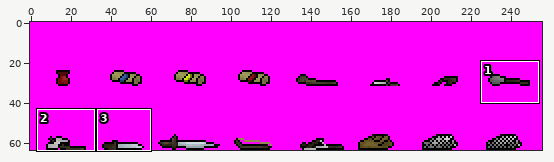
Sprite sheet: web/img/texItems.png. The first picture is a wide view before the edit; the outline marks the close-up.
Close-up. Before the commit:
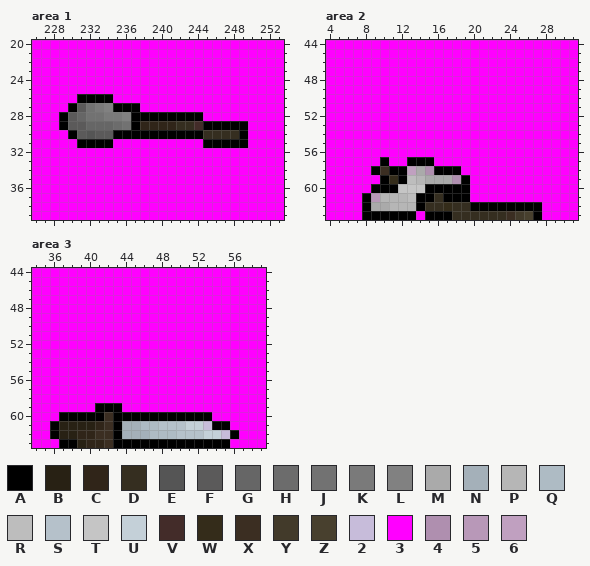
The file is 256x64 pixels. Colours within 5 levels of each other are drawn and written as one. Shown: area 1: x 226..253, y 20..39; area 2: x 4..31, y 44..63; area 3: x 34..59, y 44..63. The commit also changed other parts of the picture, which this record leaves out.
Palette (. is transparent): A #000000  B #282114  C #302519  D #352e20  E #555555  F #5b5a5a  G #666666  H #6c6c6c  J #727272  K #7a7a7a  L #818181  M #aaaaaa  N #a4b0b9  P #b6b6b6  Q #aebbc4  R #bdbdbd  S #b5c1ca  T #c5c5c5  U #c4d0d8  V #432c29  W #342c1a  X #3b2e22  Y #423a2a  Z #48402e  2 #c7bcda  3 #ff00ff  4 #af8faf  5 #b898b8  6 #c0a0c0
Pixels before, area 1, first column x 226:
20 3333333333333333333333333333
21 3333333333333333333333333333
22 3333333333333333333333333333
23 3333333333333333333333333333
24 3333333333333333333333333333
25 3333333333333333333333333333
26 33333AAAA3333333333333333333
27 3333AFJKLAAA3333333333333333
28 333AFGJJKKLAAAAAAAA333333333
29 333AFFGGGHJACCCCDDVAAAAA3333
30 3333AFEFFAAAAAAAAAADDDDA3333
31 33333AAAA3333333333AAAAA3333
32 3333333333333333333333333333
33 3333333333333333333333333333
34 3333333333333333333333333333
35 3333333333333333333333333333
36 3333333333333333333333333333
37 3333333333333333333333333333
38 3333333333333333333333333333
39 3333333333333333333333333333
Pixels before, area 2, first column x 4:
44 3333333333333333333333333333
45 3333333333333333333333333333
46 3333333333333333333333333333
47 3333333333333333333333333333
48 3333333333333333333333333333
49 3333333333333333333333333333
50 3333333333333333333333333333
51 3333333333333333333333333333
52 3333333333333333333333333333
53 3333333333333333333333333333
54 3333333333333333333333333333
55 3333333333333333333333333333
56 3333333333333333333333333333
57 333333A33AAA3333333333333333
58 33333AXAA6M4AAA3333333333333
59 333333AWARPMMM4A333333333333
60 33333AAATTTAAAAA333333333333
61 3333A5PPPRAADAAA333333333333
62 3333AMMPPPADDWDDAAAAAAAA3333
63 3333AAAAAA3AAADDDDDDXYZA3333
Pixels before, area 3, first column x 34:
44 33333333333333333333333333
45 33333333333333333333333333
46 33333333333333333333333333
47 33333333333333333333333333
48 33333333333333333333333333
49 33333333333333333333333333
50 33333333333333333333333333
51 33333333333333333333333333
52 33333333333333333333333333
53 33333333333333333333333333
54 33333333333333333333333333
55 33333333333333333333333333
56 33333333333333333333333333
57 33333333333333333333333333
58 33333333333333333333333333
59 3333333AAA3333333333333333
60 333AAAAAXAAAAAAAAAAA333333
61 33ABBBBCXANNQQSSSUU2AA3333
62 33ABBCCXXANNNQQQSSSUU2A333
63 333AABCCXAAAAAAAAAAAAA3333
After:
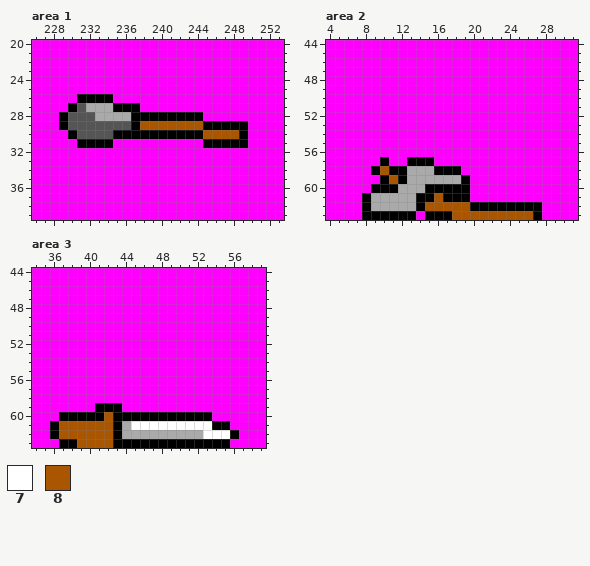
Colours new in this view: 7 #ffffff  8 #aa5500
Change:
Area 1:
Colour C gives way to colour 8 in row 29 at x 238 to 241.
Colour D gives way to colour 8 in row 29 at x 242 to 243; in row 30 at x 245 to 248.
Colour V gives way to colour 8 in row 29 at x 244.
Colour F gives way to colour E in row 27 at x 231; in row 28 at x 230; in row 29 at x 230 to 231; in row 30 at x 231 and 233 to 234.
Colour G gives way to colour E in row 28 at x 231; in row 29 at x 232 to 234.
Colour H gives way to colour E in row 29 at x 235.
Colour J gives way to colour E in row 28 at x 232; in row 29 at x 236.
Colour J gives way to colour M in row 27 at x 232; in row 28 at x 233.
Colour K gives way to colour M in row 27 at x 233; in row 28 at x 234 to 235.
Colour L gives way to colour M in row 27 at x 234; in row 28 at x 236.
Area 2:
Colour D gives way to colour 8 in row 61 at x 16; in row 62 at x 15 to 16 and 18 to 19; in row 63 at x 18 to 23.
Colour W gives way to colour 8 in row 59 at x 11; in row 62 at x 17.
Colour X gives way to colour 8 in row 58 at x 10; in row 63 at x 24.
Colour Y gives way to colour 8 in row 63 at x 25.
Colour Z gives way to colour 8 in row 63 at x 26.
Colour 4 gives way to colour M in row 58 at x 15; in row 59 at x 18.
Colour 5 gives way to colour M in row 61 at x 9.
Colour 6 gives way to colour M in row 58 at x 13.
Colour P gives way to colour M in row 59 at x 14; in row 61 at x 10 to 12; in row 62 at x 11 to 13.
Colour R gives way to colour M in row 59 at x 13; in row 61 at x 13.
Colour T gives way to colour M in row 60 at x 12 to 14.
Area 3:
Colour 2 gives way to colour 7 in row 61 at x 53; in row 62 at x 55.
Colour N gives way to colour 7 in row 61 at x 45.
Colour Q gives way to colour 7 in row 61 at x 46 to 47.
Colour S gives way to colour 7 in row 61 at x 48 to 50.
Colour U gives way to colour 7 in row 61 at x 51 to 52; in row 62 at x 53 to 54.
Colour B gives way to colour 8 in row 61 at x 37 to 40; in row 62 at x 37 to 38; in row 63 at x 39.
Colour C gives way to colour 8 in row 61 at x 41; in row 62 at x 39 to 40; in row 63 at x 40 to 41.
Colour X gives way to colour 8 in rows 60 to 61 at x 42; in row 62 at x 41 to 42; in row 63 at x 42.
Colour N gives way to colour M in row 61 at x 44; in row 62 at x 44 to 46.
Colour Q gives way to colour M in row 62 at x 47 to 49.
Colour S gives way to colour M in row 62 at x 50 to 52.
Where, in picture pixels (left, top, right, bottom), the same in both close-ups:
changed: (68, 103, 239, 139)
changed: (371, 166, 533, 220)
changed: (59, 412, 230, 448)
